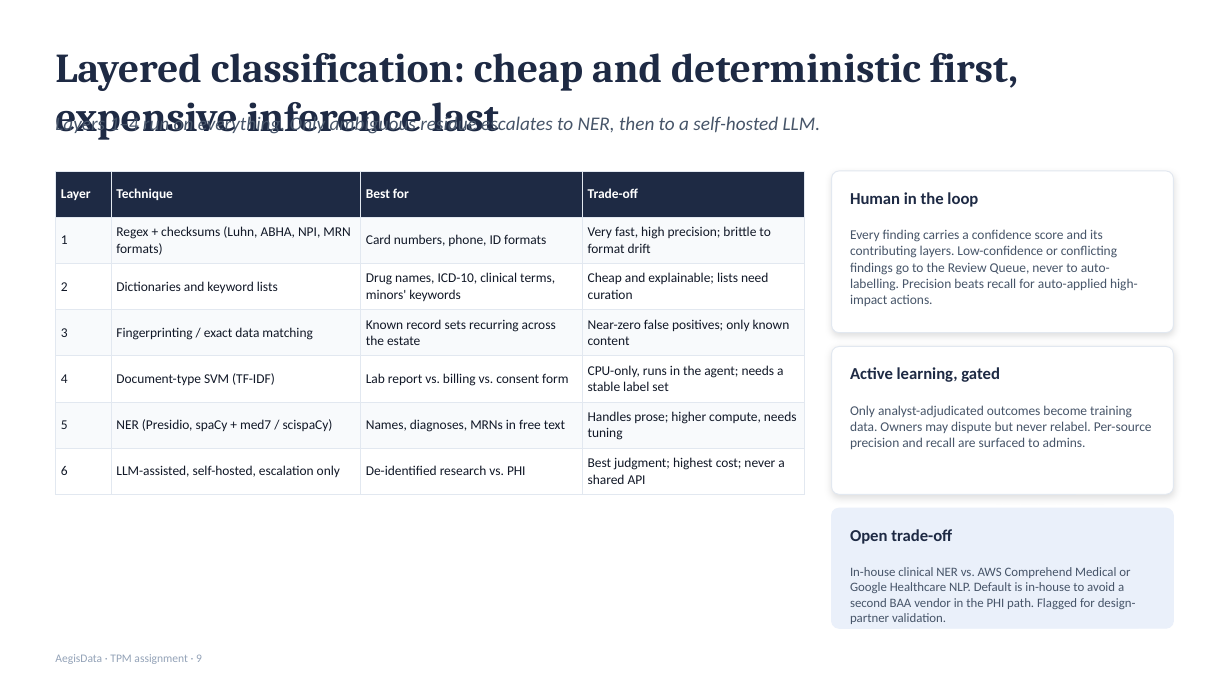
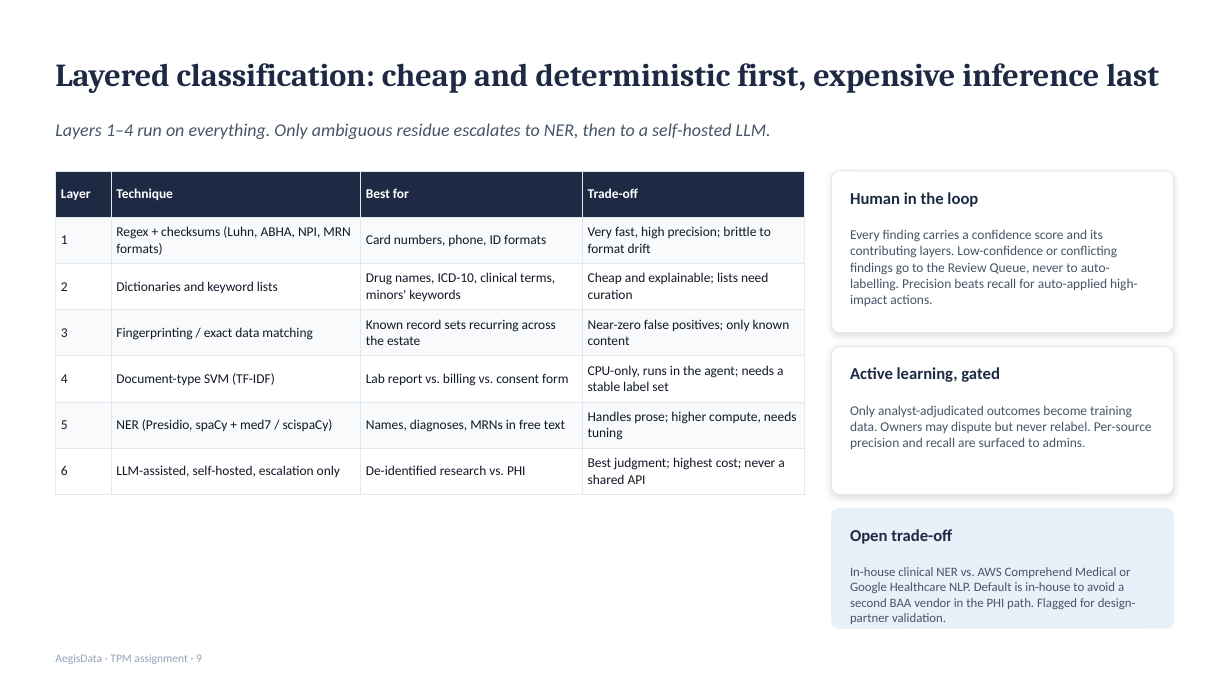
Before and after one commit to Isha1225/aegisdata, a slide deck: slide 9 of deck/AegisData_Deck.pptx. Drawn at 1232x693 pixels with LibreOffice and Linux fonts; fonts in the diff are those of the drawing. Boxes give left, top, right and bottom in pixels: in the first picture for what was removed or moved away, otherwise in the second. Text is boxed around its words. In the diff, an @@ line names an element or a change of style, - is before the commit and + after.

Commit message:
Deck: fix title wrapping and table spacing after visual QA

```diff
--- a/deck/AegisData_Deck.pptx
+++ b/deck/AegisData_Deck.pptx
@@ text "Layered classification: cheap and deterministic ..." at box(55, 63, 1159, 93): size 32 to 25 pt; vertical alignment top to middle @@
@@ text "Layers 1–4 run on everything. ...": place and size @@
-text "Layers 1–4 run on everything. ..." at box(55, 114, 820, 135)
+text "Layers 1–4 run on everything. ..." at box(55, 123, 771, 139)
@@ text "Layers 1–4 run on everything. ..." at box(55, 123, 771, 139): size 15 to 14 pt @@
```
Also in this commit, not shown: 13 other slides changed, 1 other file.
